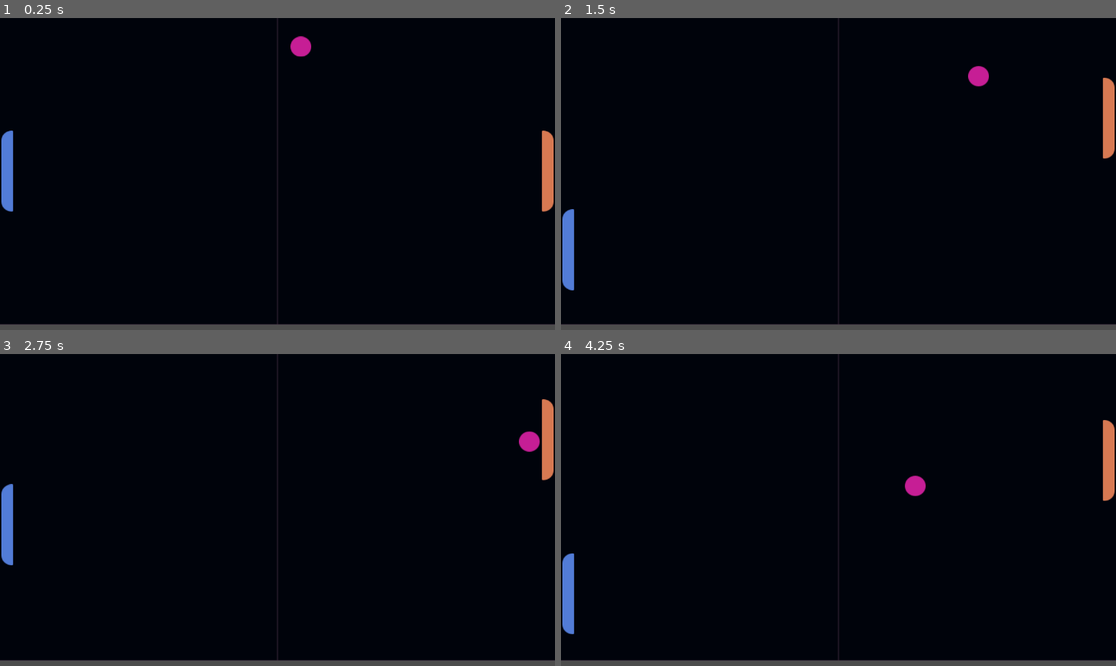
Above: before the commit, frames 1-4 (two rows, left to right).
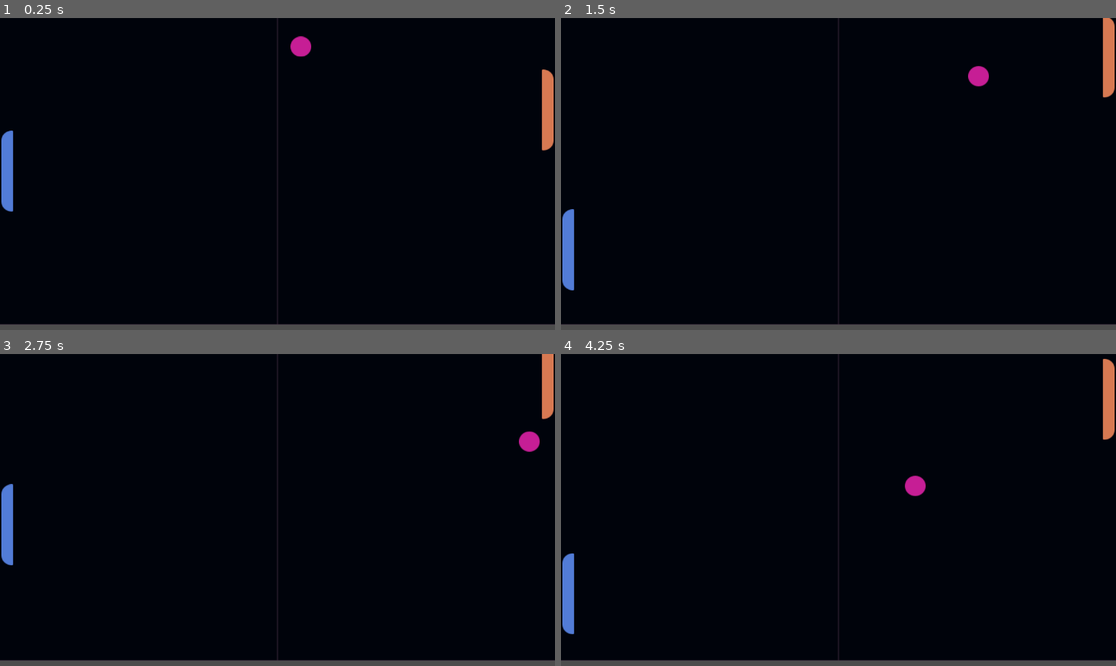
Above: after the commit, the same moments.

Repository: ZYeagerist/Pong_Game
Game: Godot game, scene res://Scenes/world_scene.tscn
Two runs of this game, one before a commit and one after it. Both use one fixed random seed, a clock stepped at 60 frames per second and the inputs below.
Inputs:
- Up to frame 1 (0.25 s): no input
- Up to frame 2 (1.5 s): hold Up (up) 0.53-1.28 s; hold S (s) 0.53-1.28 s; hold Down (down) from 1.28 s (still down); tap S (s) at 1.35 s
- Up to frame 3 (2.75 s): release Down (down) at 2.03 s; hold Up (up) from 2.03 s (still down); hold W (w) from 2.03 s (still down); tap S (s) at 2.3 s
- Up to frame 4 (4.25 s): release W (w) at 2.78 s; tap S (s) at 2.85 s; release Up (up) at 3.53 s; hold Down (down) from 3.53 s (still down); hold S (s) from 3.53 s (still down)

The runs differ from the first frame. In frame 1, 0.8% of the frame differs, in the area x 97-100%, y 16-63%; in frame 2, 0.8%; in frame 3, 0.8%; in frame 4, 0.9%, in the area x 97-100%, y 1-48%.

Commit message:
moved paddle

Diff:
--- a/Scenes/world_scene.tscn
+++ b/Scenes/world_scene.tscn
@@ -35,6 +35,7 @@
 script = ExtResource("2_t7nvd")
 
 [node name="Sprite2D" type="Sprite2D" parent="Player"]
+position = Vector2(0.000169337, 90.4965)
 texture = ExtResource("3_81la5")
 
 [node name="CollisionShape2D" type="CollisionShape2D" parent="Player"]
